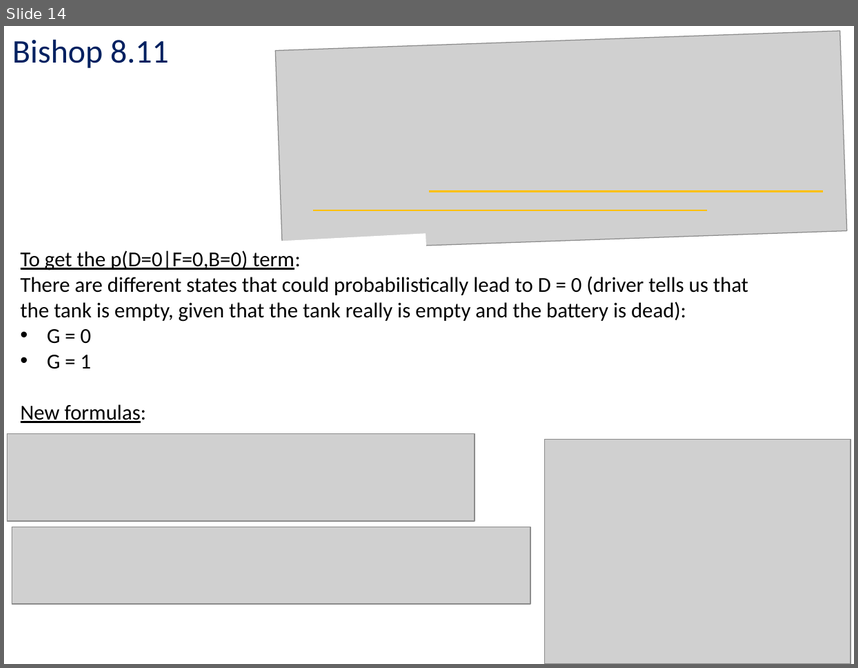
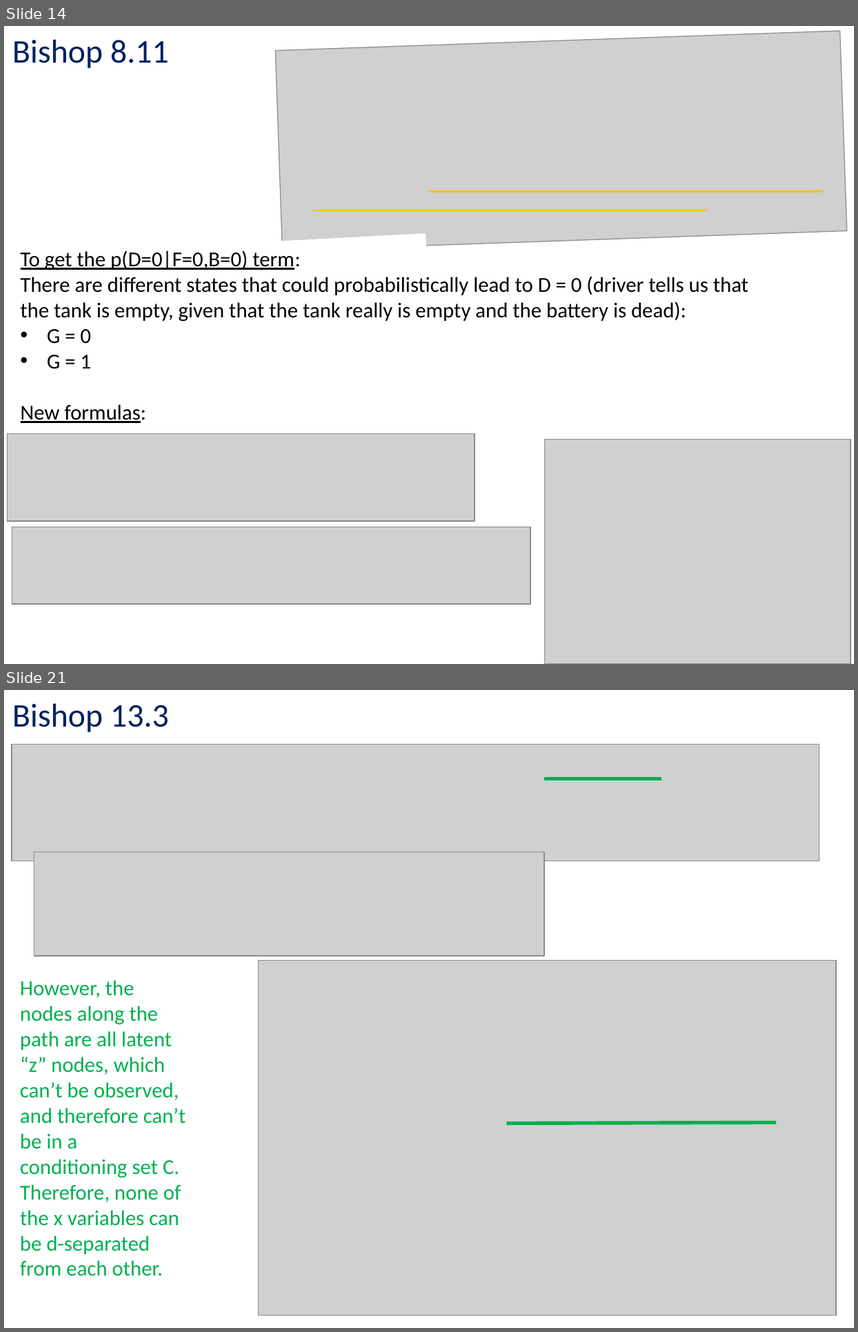
Before and after one commit to kc13/CS1675, a slide deck: recitation12/cs1675_rec12_nov30.pptx. Shown one above the other, each under a label of ours: slide 14 before the commit, slides 14 and 21 after it; the slides between them are not shown. The pictures are 858x668 and 858x1332 pixels, drawn with LibreOffice and Linux fonts; fonts in the diff are those of the drawing; grey boxes stand for pictures. Boxes give left, top, right and bottom in pixels: in the first picture for what was removed or moved away, otherwise in the second. Text is boxed around its words. In the diff, an @@ line names an element or a change of style, - is before the commit and + after.

```diff
--- a/recitation12/cs1675_rec12_nov30.pptx
+++ b/recitation12/cs1675_rec12_nov30.pptx
@@ slide 21 added at <box>4,690,854,1328</box>, background #FFFFFF @@
@@ text added at <box>12,703,169,732</box>, 28 pt, text #002060 @@
+Bishop 13.3
@@ picture added at <box>12,745,819,861</box> @@
@@ line added from (545, 778) to (662, 778), #00B050 3 pt @@
@@ picture added at <box>34,852,545,956</box> @@
@@ picture added at <box>258,960,836,1315</box> @@
@@ text added at <box>20,980,186,1276</box>, 18 pt, text #00B050 @@
+However, the nodes along the path are all latent “z” nodes, which can’t be observed, and therefore can’t be in a conditioning set C. Therefore, none of the x variables can be d-separated from each other.
@@ line added from (506, 1123) to (776, 1122), #00B050 3 pt @@
```
Also in this commit, not shown: 2 slides changed, 6 other slides added.
